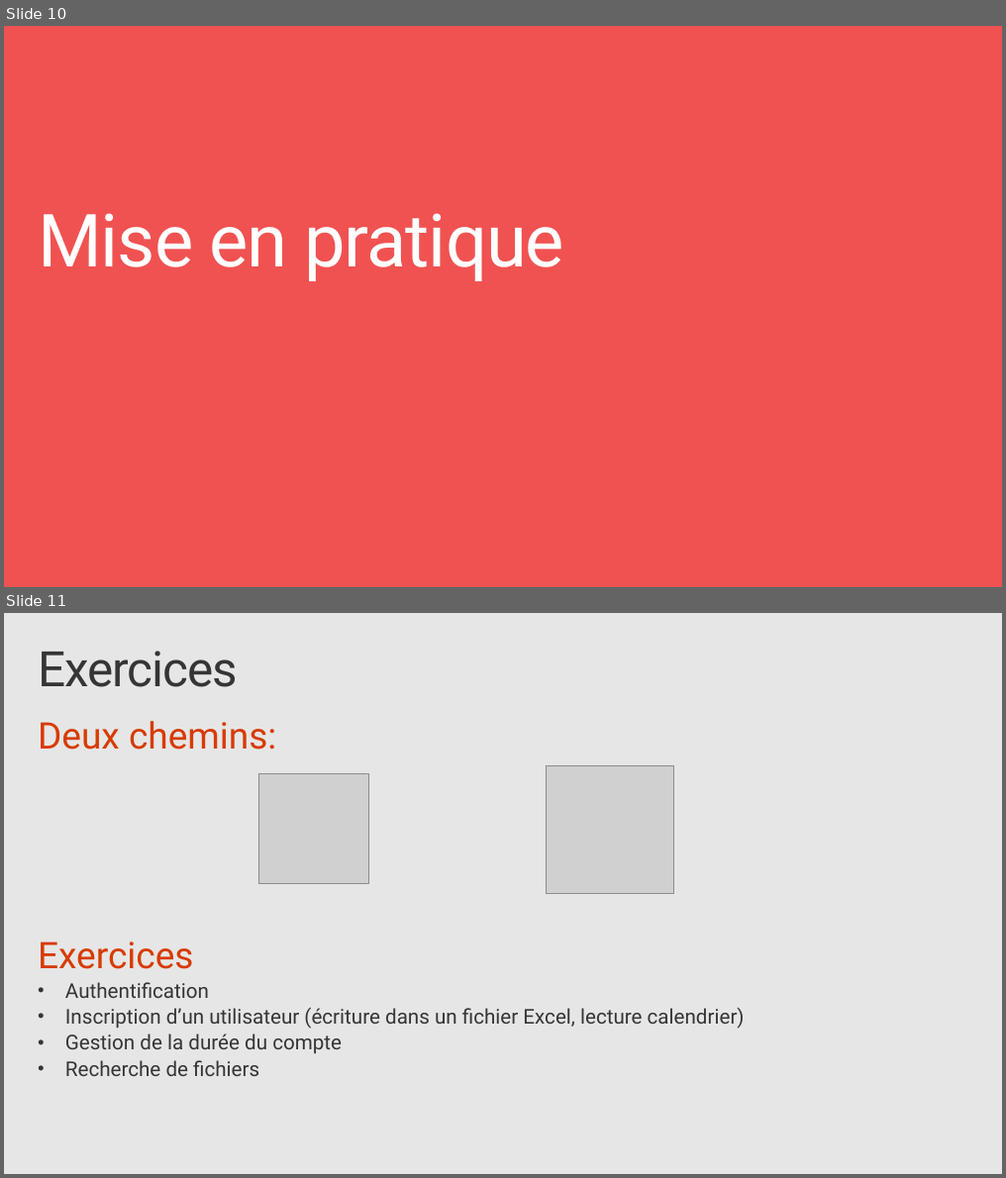
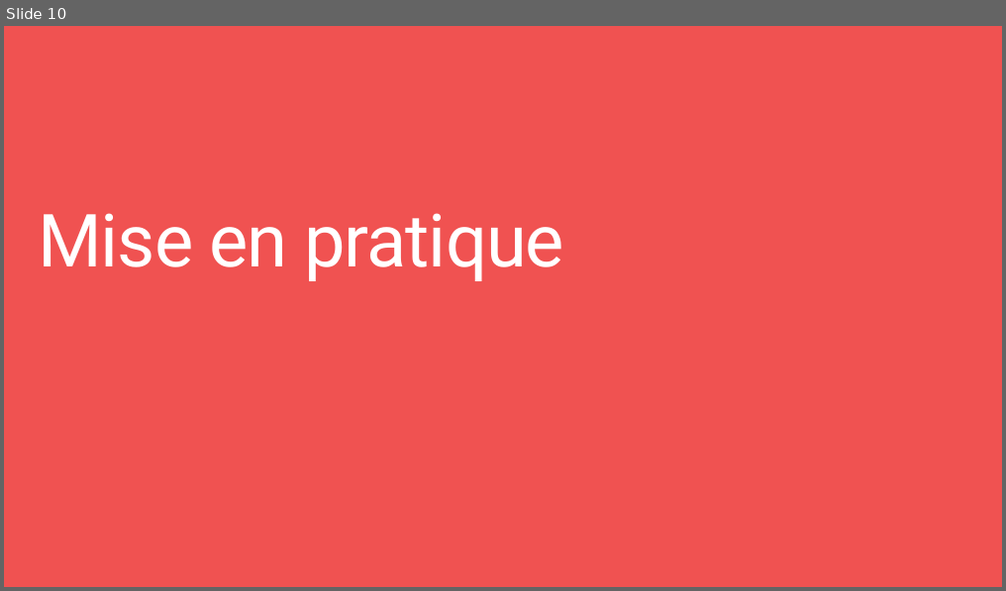
Before and after one commit to azugfr/RedShirtTour-MSGraphAPI-Lab_JS, a slide deck: RedShirtParis2018-HOL-Graph API.PPTX. Shown one above the other, each under a label of ours: slides 10 and 11 before the commit, slide 10 after it. The pictures are 1006x1178 and 1006x591 pixels, drawn with LibreOffice and Linux fonts; fonts in the diff are those of the drawing; grey boxes stand for pictures; background and template pictures are left out. Boxes give left, top, right and bottom in pixels: in the first picture for what was removed or moved away, otherwise in the second. Text is boxed around its words. In the diff, an @@ line names an element or a change of style, - is before the commit and + after.

```diff
--- a/RedShirtParis2018-HOL-Graph API.PPTX
+++ b/RedShirtParis2018-HOL-Graph API.PPTX
@@ slide 11 removed at box(4, 613, 1002, 1174), background #E6E6E6 @@
@@ title removed at box(38, 651, 238, 687) @@
-Exercices
@@ text removed at box(38, 721, 745, 1076) @@
-Deux chemins:
-Exercices
-  • Authentification
-  • Inscription d’un utilisateur (écriture dans un fichier Excel, lecture calendrier)
-  • Gestion de la durée du compte
-  • Recherche de fichiers
@@ picture removed at box(258, 773, 368, 883) @@
@@ picture removed at box(546, 766, 673, 894) @@
```
Also in this commit, not shown: 1 slide added, 1 other slide removed.
